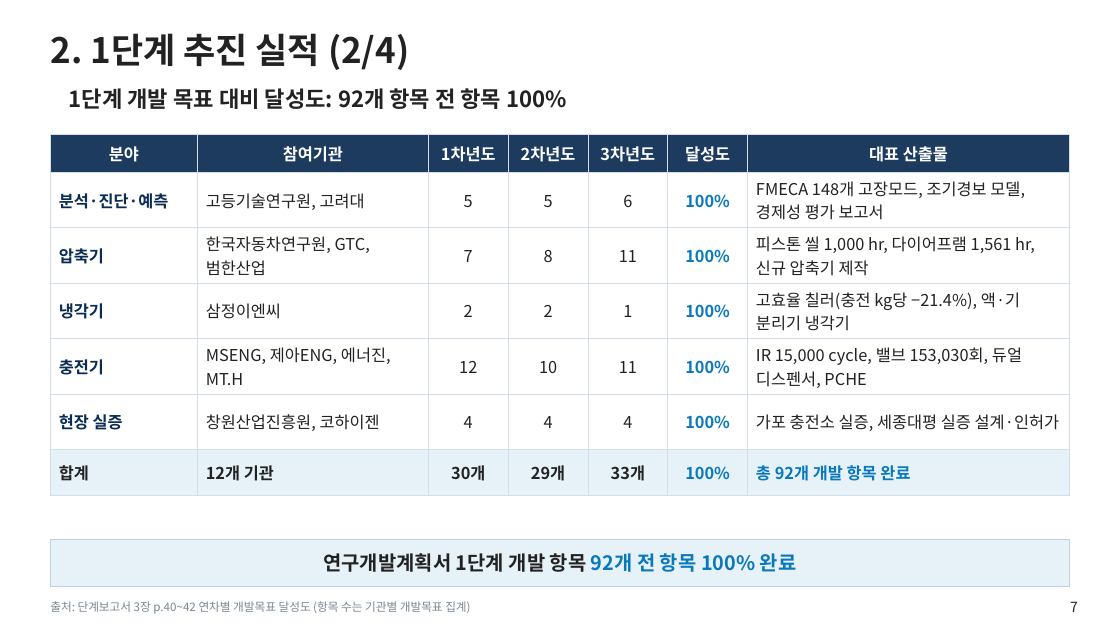
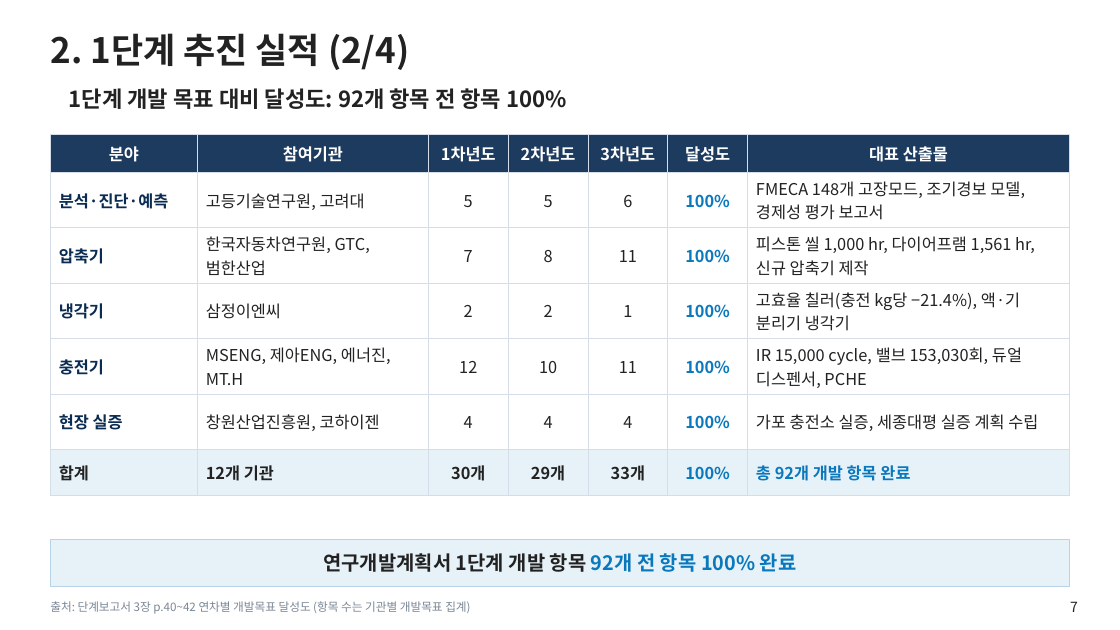
Before and after one commit to jungdw180-debug/h2, a slide deck: slide 7 of slides/1단계_단계평가_본평가판.pptx. Drawn at 1120x630 pixels with LibreOffice and Linux fonts; fonts in the diff are those of the drawing; background and template pictures are left out. Boxes give left, top, right and bottom in pixels: in the first picture for what was removed or moved away, otherwise in the second. Text is boxed around its words. In the diff, an @@ line names an element or a change of style, - is before the commit and + after.

```diff
--- a/slides/1단계_단계평가_본평가판.pptx
+++ b/slides/1단계_단계평가_본평가판.pptx
@@ table at [50,134,1070,485] @@
-row 6, column 7: 가포 충전소 실증, 세종대평 실증 설계·인허가
+row 6, column 7: 가포 충전소 실증, 세종대평 실증 계획 수립
```
Also in this commit, not shown: 12 other slides changed, 1 slide added, 9 other files.
